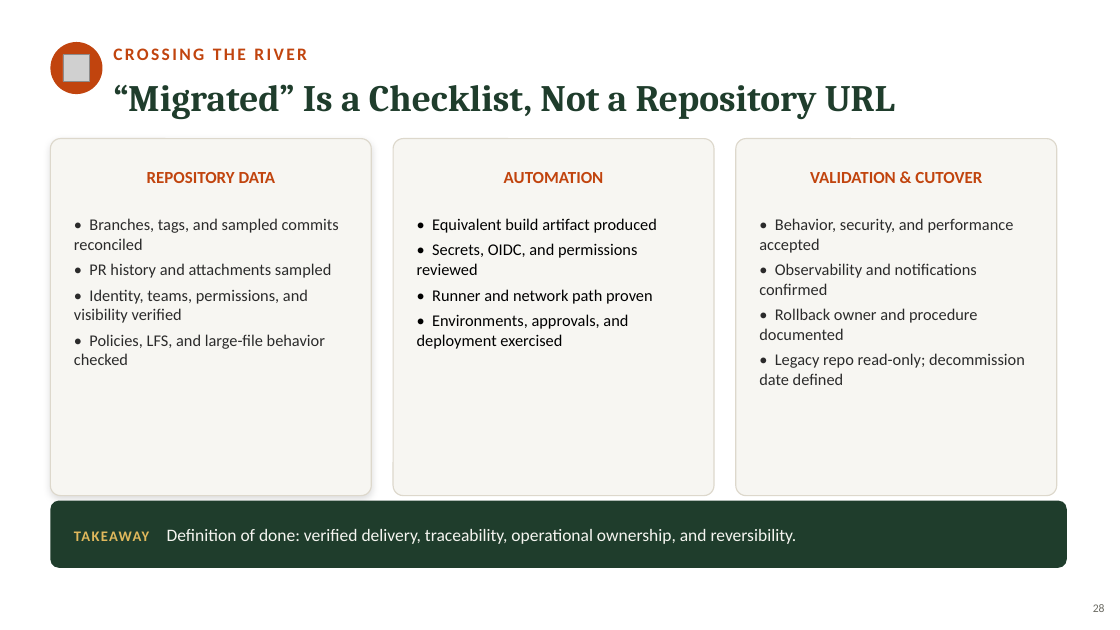
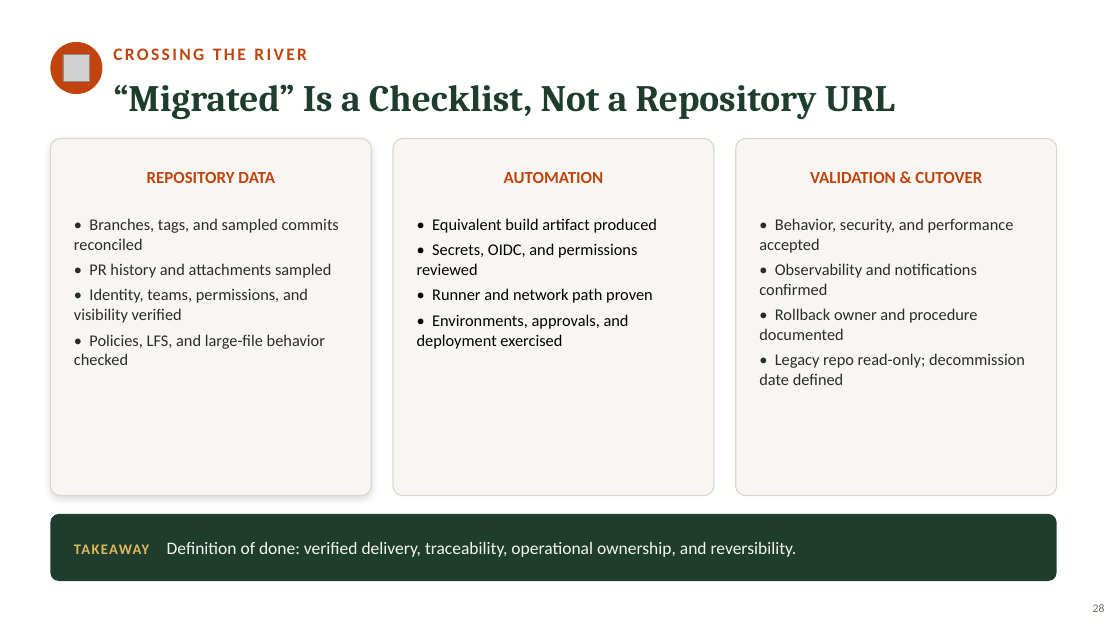
Before and after one commit to neumann1990/Azure_DevOps_To_GitHub, a slide deck: slide 28 of presentation/azure-devops-to-github-the-great-migration-FULL-DECK.pptx. Drawn at 1120x630 pixels with LibreOffice and Linux fonts; fonts in the diff are those of the drawing; grey boxes stand for pictures. Boxes give left, top, right and bottom in pixels: in the first picture for what was removed or moved away, otherwise in the second. Text is boxed around its words. In the diff, an @@ line names an element or a change of style, - is before the commit and + after.

```diff
--- a/presentation/azure-devops-to-github-the-great-migration-FULL-DECK.pptx
+++ b/presentation/azure-devops-to-github-the-great-migration-FULL-DECK.pptx
@@ text "TAKEAWAY Definition of done: verified ...": place and size @@
-text "TAKEAWAY Definition of done: verified ..." at (74,529,797,544)
+text "TAKEAWAY Definition of done: verified ..." at (74,542,797,557)
@@ rounded rectangle: place and size @@
-rounded rectangle at (50,501,1067,568)
+rounded rectangle at (50,514,1057,581)
```
Also in this commit, not shown: 4 other slides changed.
